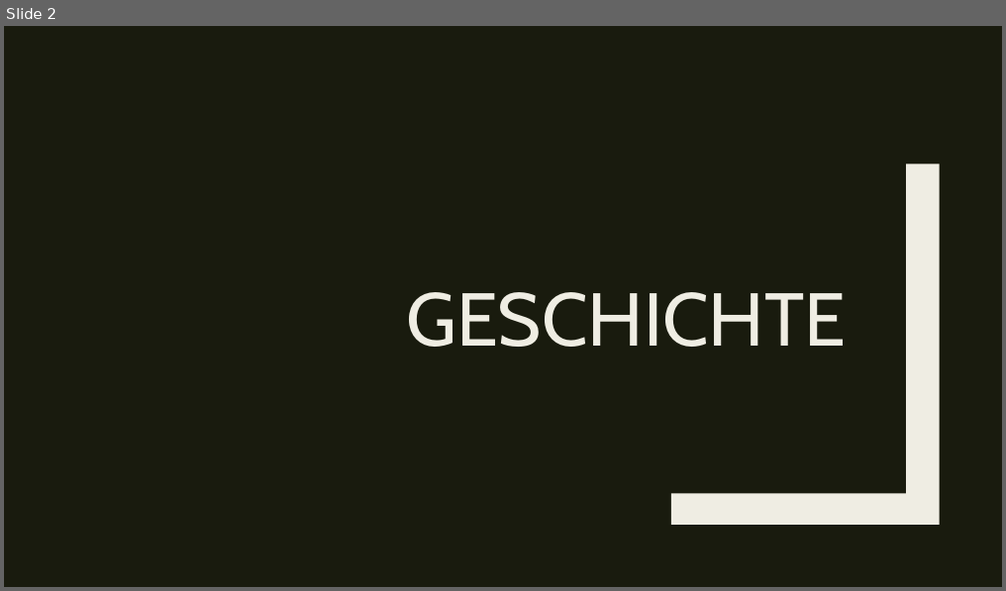
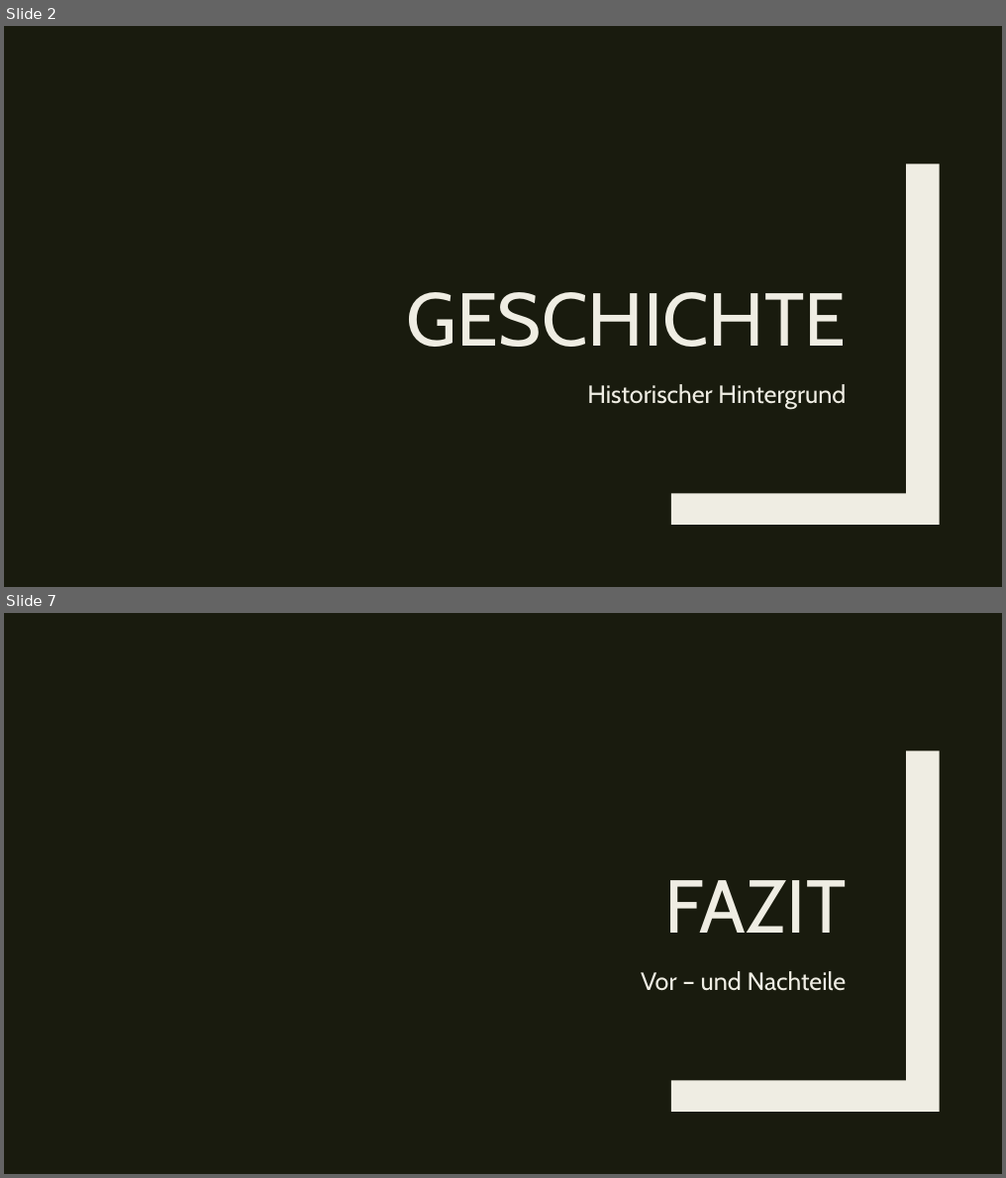
Before and after one commit to WahresDoUFi/Barcamp, a slide deck: composition_over_inheritance.pptx. Shown one above the other, each under a label of ours: slide 2 before the commit, slides 2 and 7 after it; the slides between them are not shown. The pictures are 1006x591 and 1006x1178 pixels, drawn with LibreOffice and Linux fonts; fonts in the diff are those of the drawing. Boxes give left, top, right and bottom in pixels: in the first picture for what was removed or moved away, otherwise in the second. Text is boxed around its words. In the diff, an @@ line names an element or a change of style, - is before the commit and + after.

```diff
--- a/composition_over_inheritance.pptx
+++ b/composition_over_inheritance.pptx
@@ slide 7 added at (x1=4, y1=613, x2=1002, y2=1174), background #191B0E; not listed: 1 template element that a slide beside it also shows @@
@@ title added at (x1=664, y1=880, x2=846, y2=933), 72 pt, text #EFEDE3 @@
+FAZIT
@@ text added at (x1=641, y1=971, x2=846, y2=991), 24 pt, text #EFEDE3 @@
+Vor – und Nachteile
@@ slide 2 changed as well @@
@@ text added at (x1=587, y1=384, x2=846, y2=409), 24 pt, text #EFEDE3 @@
+Historischer Hintergrund
```
Also in this commit, not shown: 1 other slide changed, 6 other slides added, 1 slide removed.
